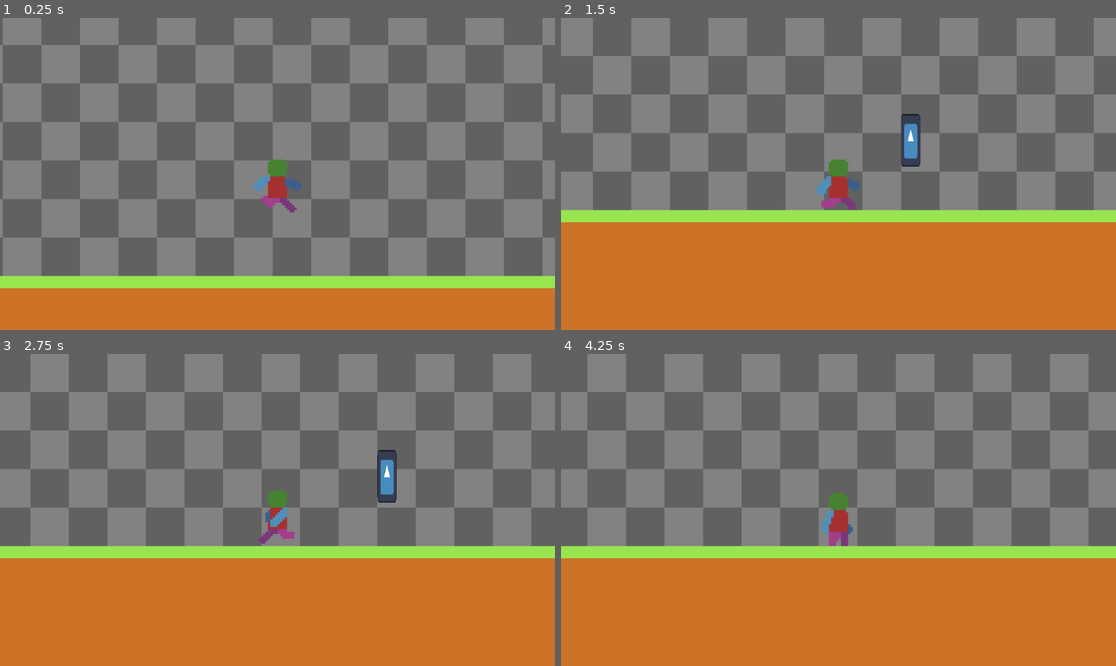
Above: before the commit, frames 1-4 (two rows, left to right).
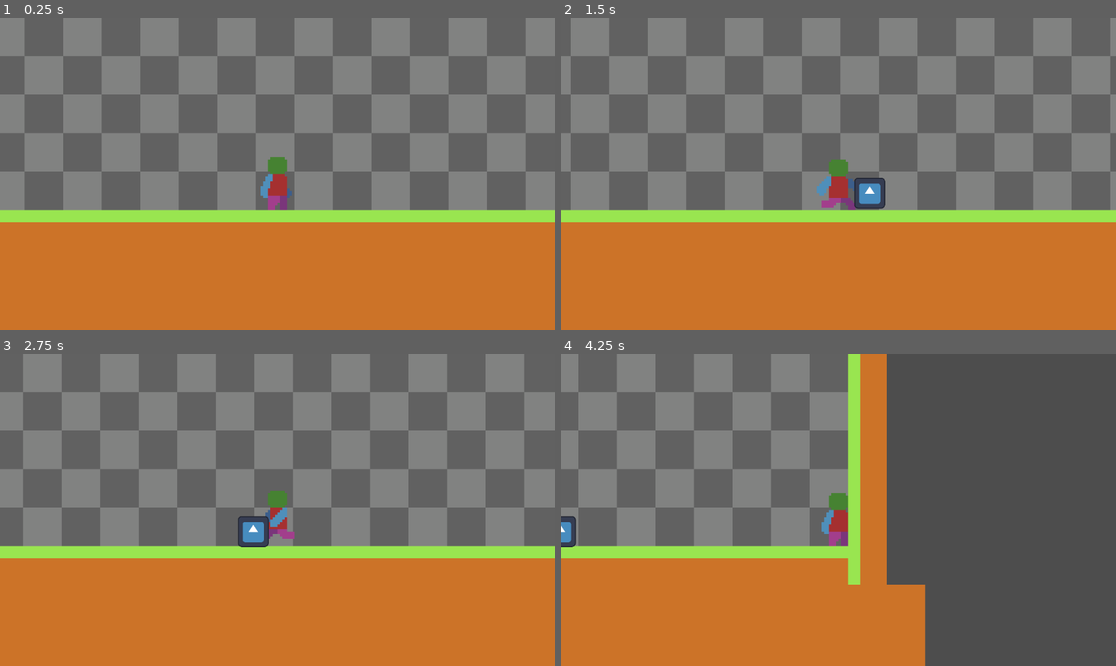
Above: after the commit, the same moments.

Repository: banjobanana/GameJam
Game: Godot game, scene res://Levels/Tier1/T1B.tscn
Same seed, same stepped clock (60 frames per second), same inputs: the game is played once before the commit and once after it. The engine's default icon, where the game draws it, is replaced by a stand-in: a white triangle on a blue panel in a dark square.
Inputs:
- Up to frame 1 (0.25 s): no input
- Up to frame 2 (1.5 s): hold X (Attack) 0.53-1.28 s; hold D (Right) from 0.53 s (still down); tap Space (Jump) at 0.77 s; tap C (Dash) at 1.35 s
- Up to frame 3 (2.75 s): tap Space (Jump) at 1.52 s; release D (Right) at 2.03 s; hold A (Left) from 2.03 s (still down); hold X (Attack) from 2.03 s (still down)
- Up to frame 4 (4.25 s): release A (Left) at 2.78 s; release X (Attack) at 2.78 s; hold D (Right) from 2.78 s (still down); tap C (Dash) at 2.85 s; tap Space (Jump) at 3.02, 3.77 s; hold X (Attack) from 3.53 s (still down)

The runs differ from the first frame. In frame 1, 53% of the frame differs, in the area x 0-100%, y 0-87%; in frame 2, 26%; in frame 3, 12%; in frame 4, 55%, in the area x 0-100%, y 0-100%.
Error in both runs: Attempt to call function 'get_64' in base 'null instance' on a null instance. (res://LevelSwitchings/level_manager.gd:14)

Commit message:
Basic Enemy Ai
Lunge if player in range
else move towards last seen player direction
need to implement health and death for teh enemy
add win condition of beating all enemies

Diff:
--- /dev/null
+++ b/project-box/EnemyTest2.tscn
@@ -0,0 +1,34 @@
+[gd_scene load_steps=4 format=3 uid="uid://bv4q84pjo3akd"]
+
+[ext_resource type="Script" uid="uid://dc7sljvcnsbc3" path="res://enemylungeing.gd" id="1_ayfk5"]
+[ext_resource type="Texture2D" uid="uid://c13k62vruohf0" path="res://icon.svg" id="1_mt7ek"]
+
+[sub_resource type="RectangleShape2D" id="RectangleShape2D_ayfk5"]
+size = Vector2(12, 12)
+
+[node name="CharacterBody2D" type="CharacterBody2D"]
+script = ExtResource("1_ayfk5")
+
+[node name="Sprite2D" type="Sprite2D" parent="."]
+scale = Vector2(0.1, 0.1)
+texture = ExtResource("1_mt7ek")
+
+[node name="CollisionShape2D" type="CollisionShape2D" parent="."]
+shape = SubResource("RectangleShape2D_ayfk5")
+
+[node name="RayCast2D2" type="RayCast2D" parent="."]
+target_position = Vector2(20, 0)
+
+[node name="RayCast2D3" type="RayCast2D" parent="."]
+rotation = 3.1415927
+target_position = Vector2(20, 0)
+
+[node name="Timer" type="Timer" parent="."]
+wait_time = 0.8
+one_shot = true
+
+[node name="TimerLeft" type="Timer" parent="."]
+one_shot = true
+
+[node name="TimerRight" type="Timer" parent="."]
+one_shot = true
--- a/project-box/Levels/Tier1/T1B.tscn
+++ b/project-box/Levels/Tier1/T1B.tscn
@@ -5,7 +5,7 @@
 [ext_resource type="PackedScene" uid="uid://d01t6d7gu5yrp" path="res://Scenes/player.tscn" id="3_re7xc"]
 [ext_resource type="Texture2D" uid="uid://ycgbhmit6iof" path="res://Assets/Tiles 16x16.png" id="4_pb747"]
 [ext_resource type="Script" uid="uid://c0o4meotk16f4" path="res://LevelSwitchings/level_manager.gd" id="5_pgwwd"]
-[ext_resource type="PackedScene" uid="uid://bcmkf1ebh6nub" path="res://Scenes/enemy_test.tscn" id="6_smqs3"]
+[ext_resource type="PackedScene" uid="uid://bv4q84pjo3akd" path="res://EnemyTest2.tscn" id="7_mi82c"]
 
 [sub_resource type="TileSetAtlasSource" id="TileSetAtlasSource_1rkxm"]
 texture = ExtResource("4_pb747")
@@ -145,7 +145,7 @@
 
 [node name="Player" parent="." instance=ExtResource("3_re7xc")]
 unique_name_in_owner = true
-position = Vector2(578, 485)
+position = Vector2(873, 518)
 
 [node name="TileMapLayer" type="TileMapLayer" parent="."]
 tile_map_data = PackedByteArray("AAD//yMAAAABAAEAAAD//yQAAAABAAEAAAD//yUAAAABAAEAAAD//yYAAAABAAEAAAD//ycAAAABAAEAAAD//y …(10688 unchanged characters)…
@@ -165,7 +165,7 @@
 
 [node name="WaitBeofreLevelChange" type="Timer" parent="LevelManager"]
 
-[node name="Enemy" parent="." instance=ExtResource("6_smqs3")]
-position = Vector2(776, 526)
+[node name="CharacterBody2D" parent="." instance=ExtResource("7_mi82c")]
+position = Vector2(1037, 534)
 
 [connection signal="body_entered" from="LevelCompleteMarker" to="LevelManager" method="_on_level_complete_marker_body_entered"]
--- a/project-box/Scritps/enemy_test.gd
+++ b/project-box/Scritps/enemy_test.gd
@@ -1,25 +1,25 @@
-extends Enemy
-
-func _ready() -> void:
-	Maxhealth=100
-	Name="TestDummy"
-	CurrentHealth=Maxhealth
-
-func Spawned():
-	Maxhealth=100
-	Name="TestDummy"
-	CurrentHealth=Maxhealth
-
-func TakeDamage(DmgAmt):
-	CurrentHealth-=DmgAmt
-	print(CurrentHealth)
-	Die()
-
-func DealDamage():
-	pass
-
-func Die():
-	#print("dead")
-	if CurrentHealth<=0:
-		print("dead")
-		queue_free()
+#extends Enemy
+#
+#func _ready() -> void:
+	#Maxhealth=100
+	#Name="TestDummy"
+	#CurrentHealth=Maxhealth
+#
+#func Spawned():
+	#Maxhealth=100
+	#Name="TestDummy"
+	#CurrentHealth=Maxhealth
+#
+#func TakeDamage(DmgAmt):
+	#CurrentHealth-=DmgAmt
+	#print(CurrentHealth)
+	#Die()
+	#
+#func DealDamage():
+	#pass
+#
+#func Die():
+	##print("dead")
+	#if CurrentHealth<=0:
+		#print("dead")
+		#queue_free()
--- a/project-box/classes/EnemyClass.gd
+++ b/project-box/classes/EnemyClass.gd
@@ -1,4 +1,4 @@
-class_name Enemy extends Area2D
+class_name Enemy extends CharacterBody2D
 
 var Maxhealth
 var CurrentHealth
--- /dev/null
+++ b/project-box/enemylungeing.gd
@@ -0,0 +1,52 @@
+extends Enemy
+
+var playerPos
+var direction
+var idle
+const SPEED = 700.0
+const JUMP_VELOCITY = -40.0
+const MOVESPEED = 400
+@onready var rc_right: RayCast2D = $RayCast2D2
+@onready var rc_left: RayCast2D = $RayCast2D3
+@onready var timer: Timer = $Timer
+@onready var timer_left: Timer = $TimerLeft
+@onready var timer_right: Timer = $TimerRight
+
+
+func _physics_process(delta: float) -> void:
+
+	if not is_on_floor():
+		velocity += get_gravity() * delta
+
+	if rc_right.get_collider()!=null:
+		idle=false
+		if rc_right.get_collider().name=="Player":
+			direction=1
+			playerPos=rc_right.get_collider().position
+	elif rc_left.get_collider()!=null:
+		idle=false
+		if rc_left.get_collider().name=="Player":
+			direction=-1
+			playerPos=rc_left.get_collider().position
+	else:
+		idle=true
+		#timer_left.start()
+		if timer_left.time_left>0:
+			direction=-1
+			velocity.x = direction * MOVESPEED
+			#timer_right.start()
+		elif timer_right.time_left>0:
+			direction=1
+			velocity.x = direction * MOVESPEED
+
+	if direction and !timer.time_left>0 and !idle:
+		velocity.x = direction * SPEED
+		velocity.y = JUMP_VELOCITY
+		timer.start()
+		direction=0
+	elif direction and idle:
+		velocity.x = direction * MOVESPEED * delta
+	else:
+		velocity.x = move_toward(velocity.x, 0, SPEED)
+
+	move_and_slide()
Not shown, added: project-box/enemylungeing.gd.uid
